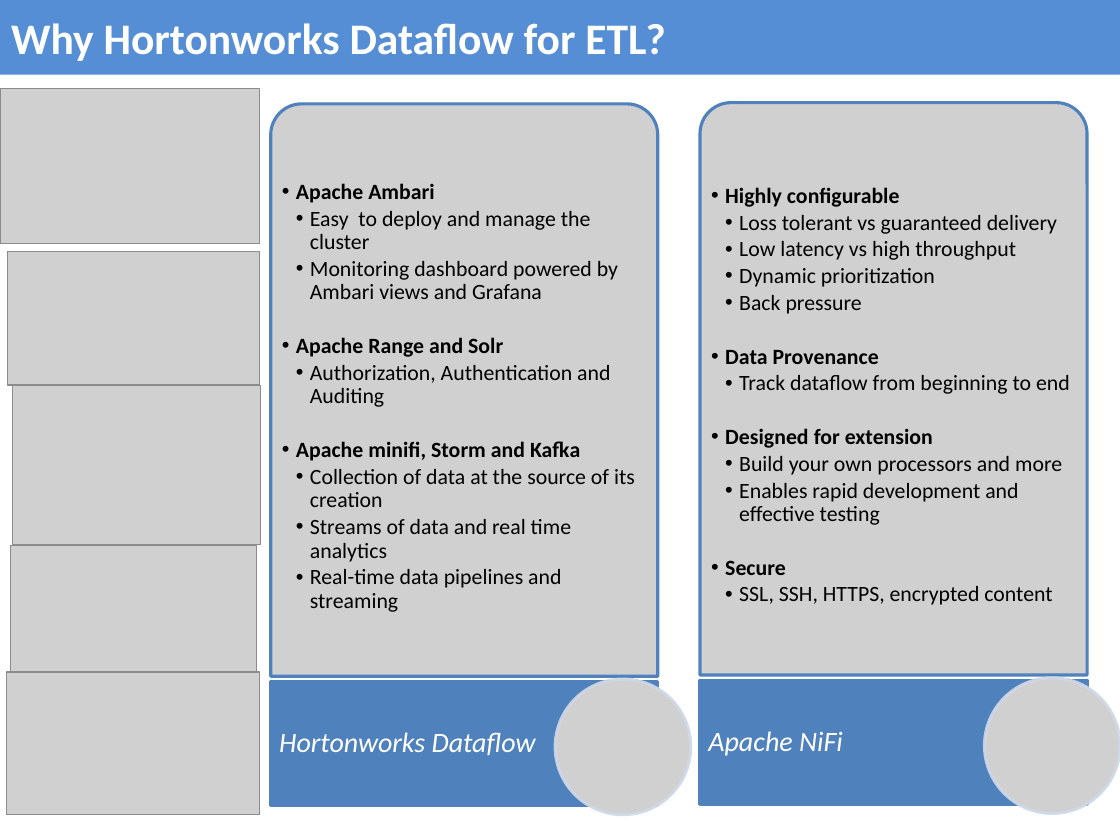
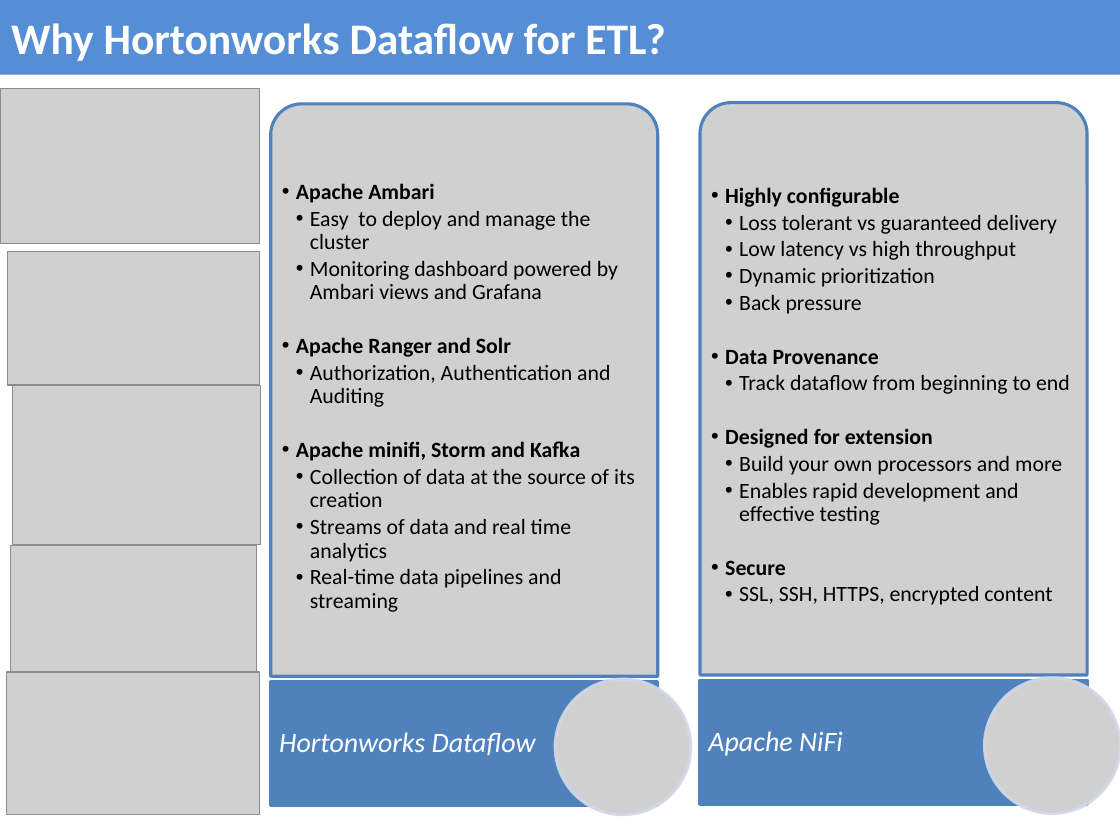
Before and after one commit to ARTanalytics/Requirements, a slide deck: slide 14 of ART Analytics as a Service.pptx. Drawn at 1120x840 pixels with LibreOffice and Linux fonts; fonts in the diff are those of the drawing; grey boxes stand for pictures. Boxes give left, top, right and bottom in pixels: in the first picture for what was removed or moved away, otherwise in the second. Text is boxed around its words. In the diff, an @@ line names an element or a change of style, - is before the commit and + after.

```diff
--- a/ART Analytics as a Service.pptx
+++ b/ART Analytics as a Service.pptx
@@ text at bbox=[296, 337, 511, 357]: text changed @@
-  •• Apache Range and Solr
+  •• Apache Ranger and Solr
```
Also in this commit, not shown: 10 other slides changed.
